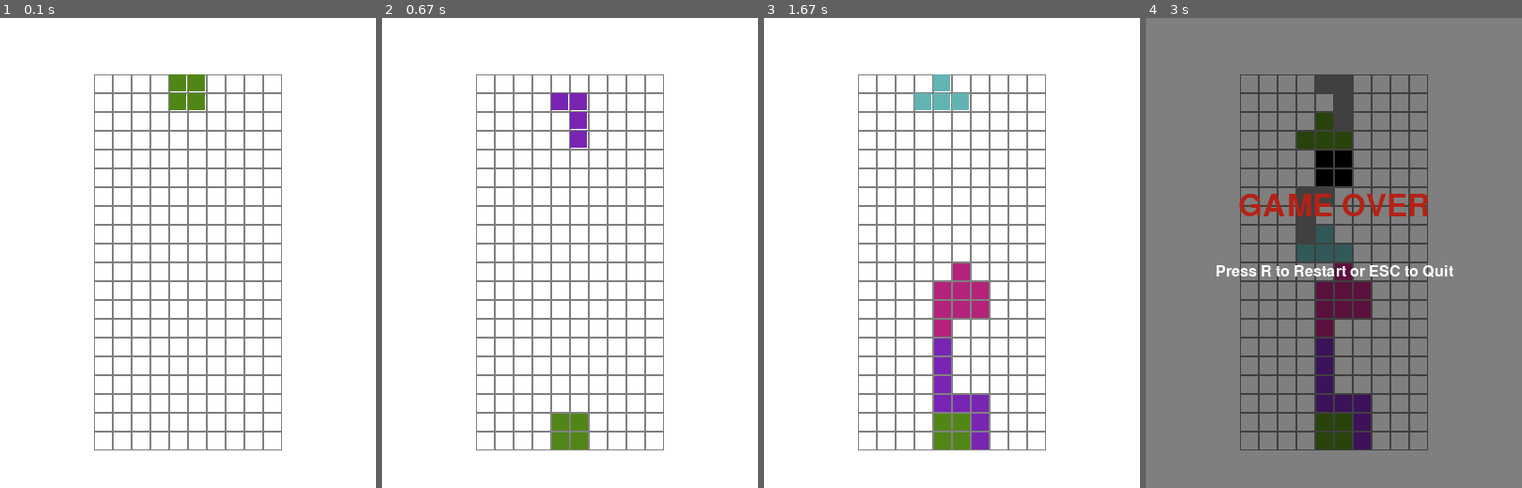
Above: before the commit, frames 1-4 (left to right).
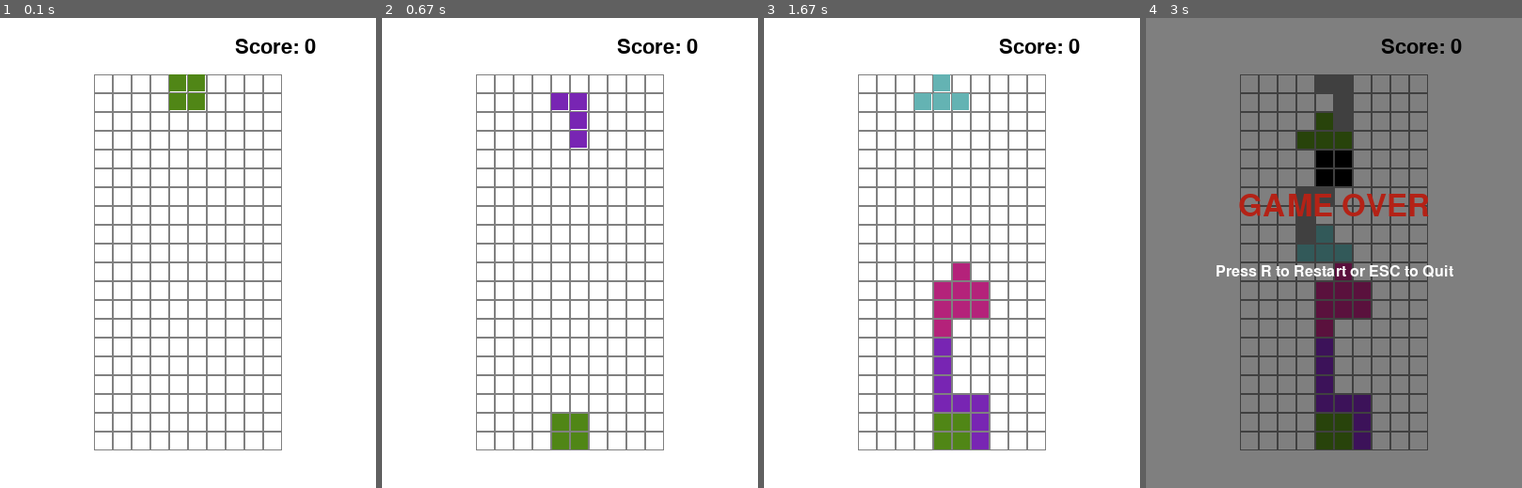
Above: after the commit, the same moments.

Repository: jeffreyperdue/ase-420-team-project
Game: pygame game, started from app.py
The game is run twice, just before and just after one commit, with the same random seed, the same clock (stepped at 60 frames per second) and the same inputs.
Inputs:
- Up to frame 1 (0.1 s): no input
- Up to frame 2 (0.67 s): tap Space at 0.33 s
- Up to frame 3 (1.67 s): hold Right 0.67-1.13 s; tap Space at 0.73, 1.03, 1.23, 1.57 s; hold Up 1.17-1.47 s; hold Right from 1.5 s (still down)
- Up to frame 4 (3 s): tap Space at 1.87, 2.07, 2.37, 2.63, 2.97 s; release Right at 1.97 s; hold Left 2-2.53 s; hold Down 2.57-2.87 s; hold Left from 2.9 s (still down)

The runs differ from the first frame. In frame 1, 0.3% of the frame differs, in the area x 62-84%, y 4-8%; in frame 2, 0.3%; in frame 3, 0.3%; in frame 4, 0.3%.

Commit message:
Added score rendering

Diff:
--- a/app.py
+++ b/app.py
@@ -68,10 +68,12 @@
             renderer.draw_board(game.board)
             # Draw game over overlay
             renderer.draw_game_over_screen()
+            renderer.draw_score(game.score, (screen.get_width() - 150, 20)) # Display score
         else:
             # Normal rendering
             renderer.draw_board(game.board)
             renderer.draw_piece(game.current_piece)
+            renderer.draw_score(game.score, (screen.get_width() - 150, 20)) # Display score
 
         # Update screen
         pygame.display.flip()
--- a/src/view/pygame_renderer.py
+++ b/src/view/pygame_renderer.py
@@ -49,6 +49,19 @@
             ]
             pygame.draw.rect(self.screen, color, rect)
 
+    def draw_score(self, score, position=(20, 20), font_size=32, color=BLACK):
+        """Render the current score on screen.
+
+        Args:
+            score (int): The current score to display.
+            position (tuple): (x, y) coordinates for the score text.
+            font_size (int): Size of the font.
+            color (tuple): RGB color of the text.
+        """
+        font = pygame.font.Font(None, font_size)
+        score_text = font.render(f"Score: {score}", True, color)
+        self.screen.blit(score_text, position)
+
     def draw_game_over_screen(self):
         """Draw the game over screen"""
         # Create a semi-transparent overlay
